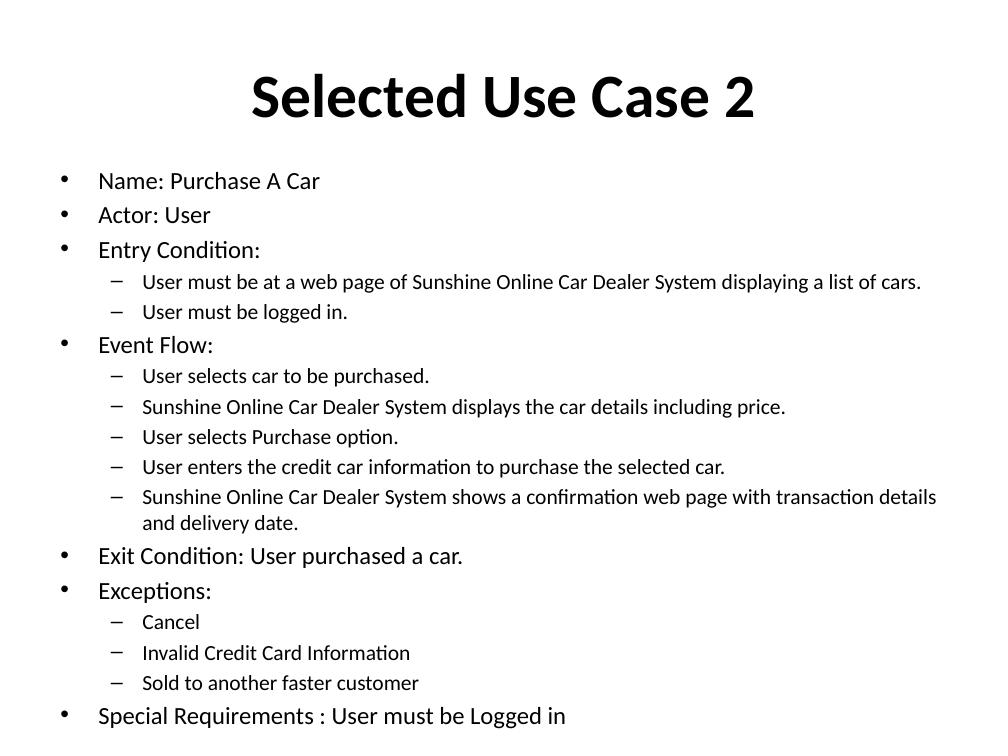
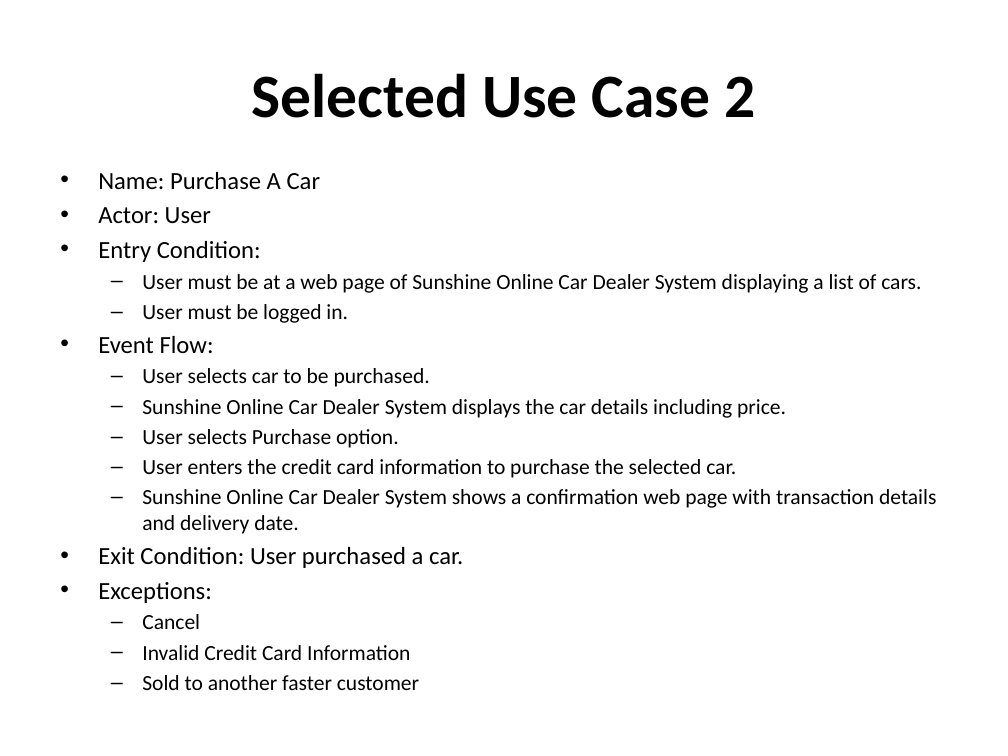
Before and after one commit to cen4010-onlinecardealer/docs, a slide deck: slide 7 of Online Car Dealer System.pptx (slide 8 before the commit). Drawn at 1008x756 pixels with LibreOffice and Linux fonts; fonts in the diff are those of the drawing. Boxes give left, top, right and bottom in pixels: in the first picture for what was removed or moved away, otherwise in the second. Text is boxed around its words. In the diff, an @@ line names an element or a change of style, - is before the commit and + after.

```diff
--- a/Online Car Dealer System.pptx
+++ b/Online Car Dealer System.pptx
@@ text at <box>142,459,736,478</box>: text changed @@
-  – User enters the credit car information to purchase the selected car.
+  – User enters the credit card information to purchase the selected car.
@@ text at <box>98,707,567,729</box>: paragraph removed @@
-• Special Requirements : User must be Logged in
```
Also in this commit, not shown: 9 other slides changed, 1 slide removed.
